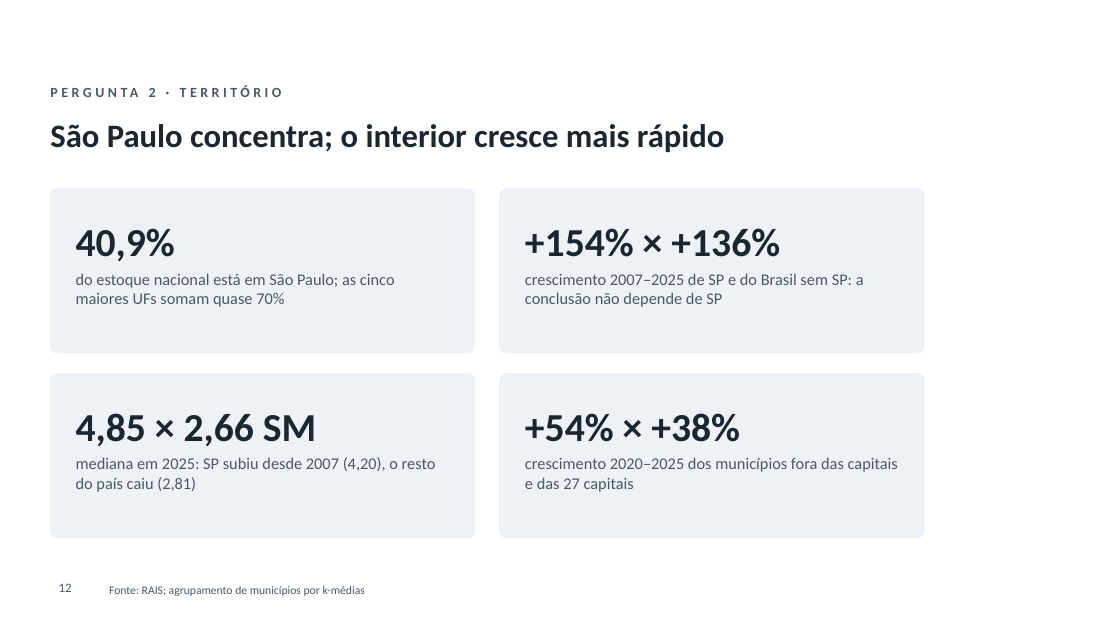
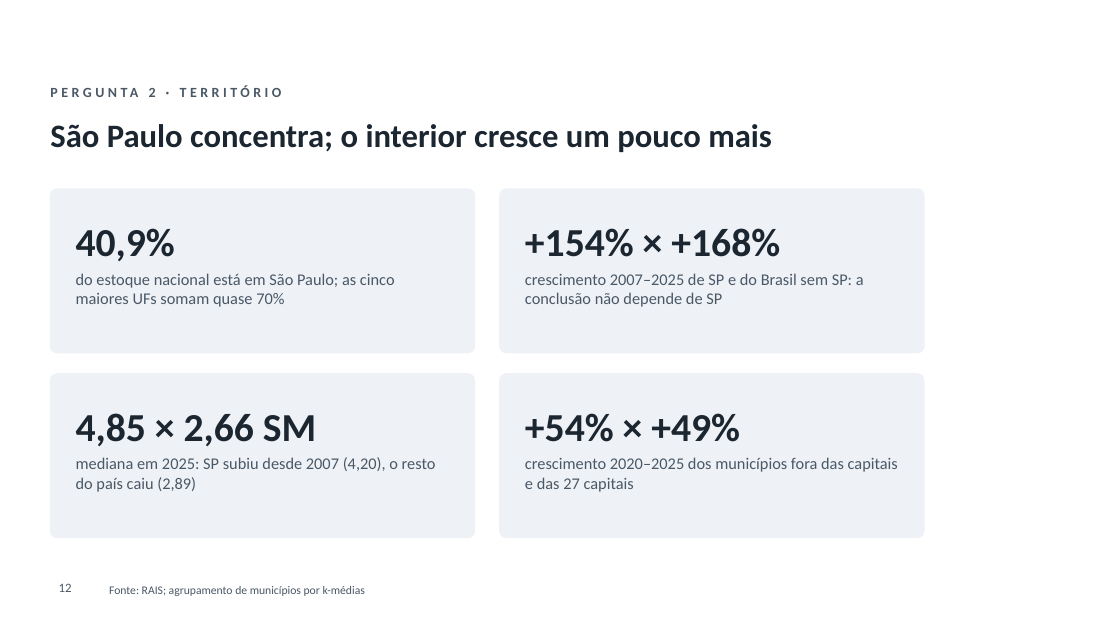
Before and after one commit to GianSE/mercadotech, a slide deck: slide 12 of apresentacao/apresentacao-tcc2.pptx. Drawn at 1120x630 pixels with LibreOffice and Linux fonts; fonts in the diff are those of the drawing; background and template pictures are left out. Boxes give left, top, right and bottom in pixels: in the first picture for what was removed or moved away, otherwise in the second. Text is boxed around its words. In the diff, an @@ line names an element or a change of style, - is before the commit and + after.

```diff
--- a/apresentacao/apresentacao-tcc2.pptx
+++ b/apresentacao/apresentacao-tcc2.pptx
@@ title at <box>50,124,772,152</box>: text changed @@
-São Paulo concentra; o interior cresce mais rápido
+São Paulo concentra; o interior cresce um pouco mais
@@ text at <box>525,228,780,257</box>: text changed @@
-+154% × +136%
++154% × +168%
@@ text at <box>525,413,740,442</box>: text changed @@
-+54% × +38%
++54% × +49%
@@ text at <box>76,457,436,492</box>: text changed @@
-mediana em 2025: SP subiu desde 2007 (4,20), o resto do país caiu (2,81)
+mediana em 2025: SP subiu desde 2007 (4,20), o resto do país caiu (2,89)
```
Also in this commit, not shown: 9 other slides changed, 17 other files.
